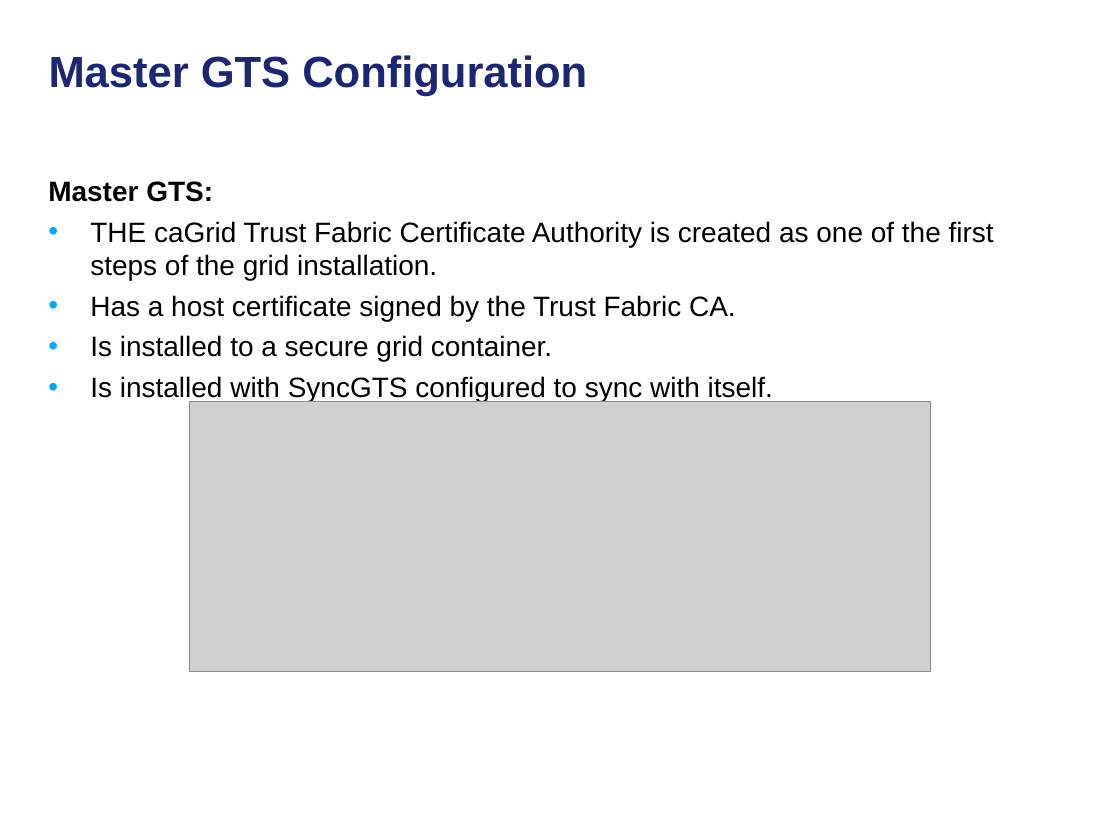
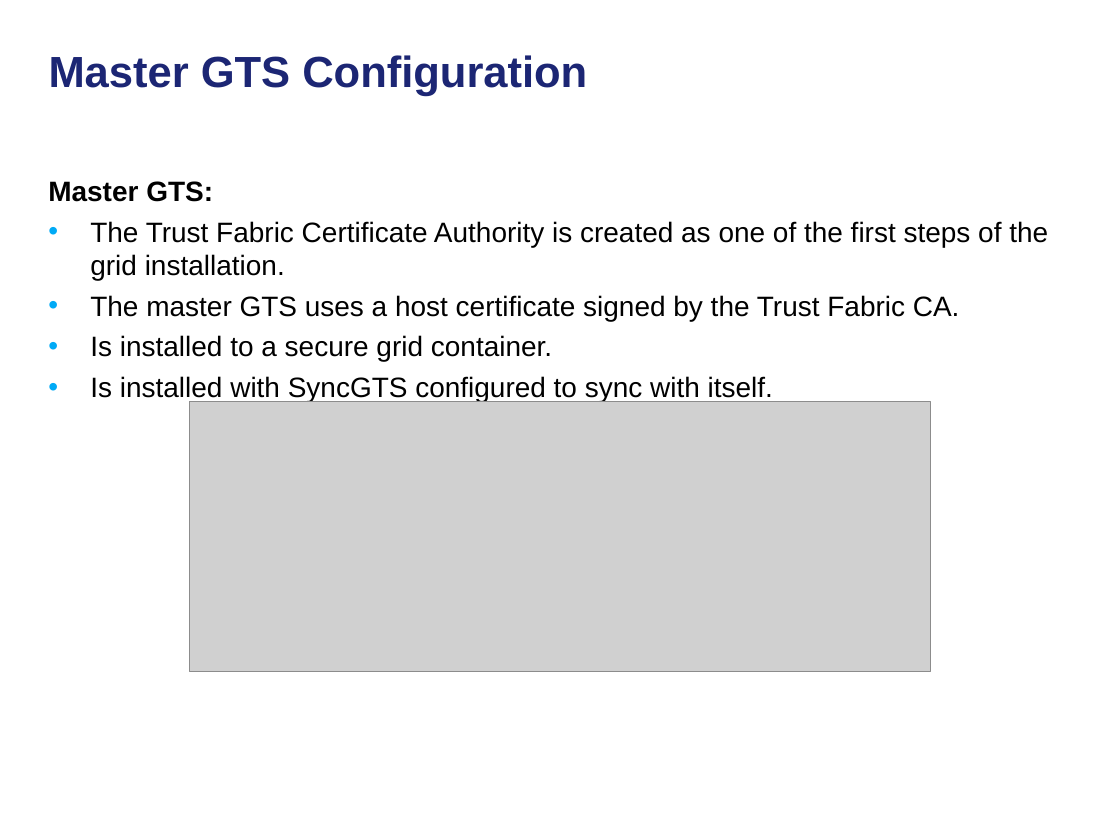
Before and after one commit to NCIP/cagrid-docs, a slide deck: slide 15 of general/meetings/UGM/2010-05-20_caGrid-Trust-Fabric.ppt (slide 9 before the commit). Drawn at 1120x840 pixels with LibreOffice and Linux fonts; fonts in the diff are those of the drawing; grey boxes stand for pictures; background and template pictures are left out. Boxes give left, top, right and bottom in pixels: in the first picture for what was removed or moved away, otherwise in the second. Text is boxed around its words. In the diff, an @@ line names an element or a change of style, - is before the commit and + after.

```diff
--- a/general/meetings/UGM/2010-05-20_caGrid-Trust-Fabric.ppt
+++ b/general/meetings/UGM/2010-05-20_caGrid-Trust-Fabric.ppt
@@ text at box(90, 221, 1048, 321): text changed @@
-• THE caGrid Trust Fabric Certificate Authority is created as one of the first steps of the grid installation.
-• Has a host certificate signed by the Trust Fabric CA.
+• The Trust Fabric Certificate Authority is created as one of the first steps of the grid installation.
+• The master GTS uses a host certificate signed by the Trust Fabric CA.
```
Also in this commit, not shown: 11 other slides changed, 9 slides added, 1 slide removed.
